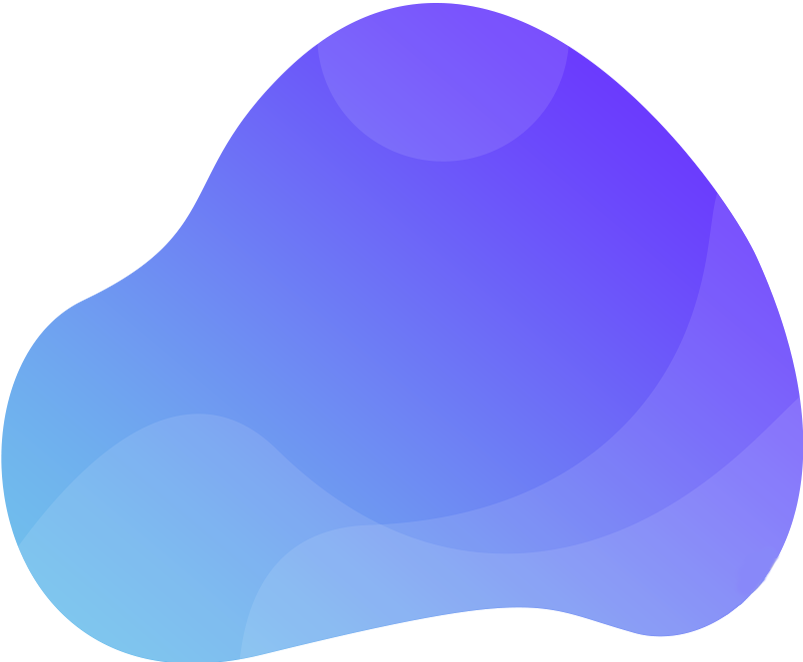
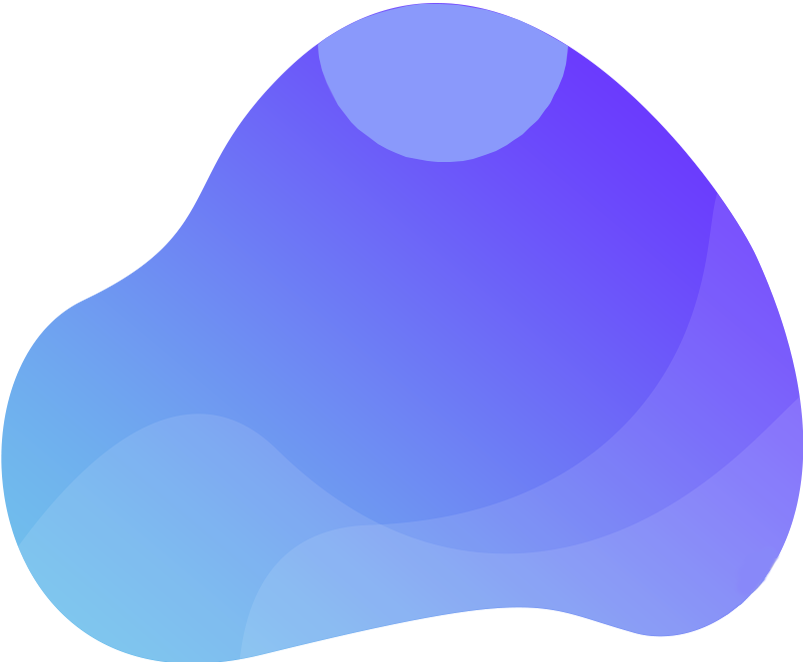
Before/after of a 803 x 662 layered artwork. What changed in the layer stack:
renamed "Layer 0" to "topdesign", showed it, moved it above "header-bg", painted on it over [318, 4, 568, 162]
